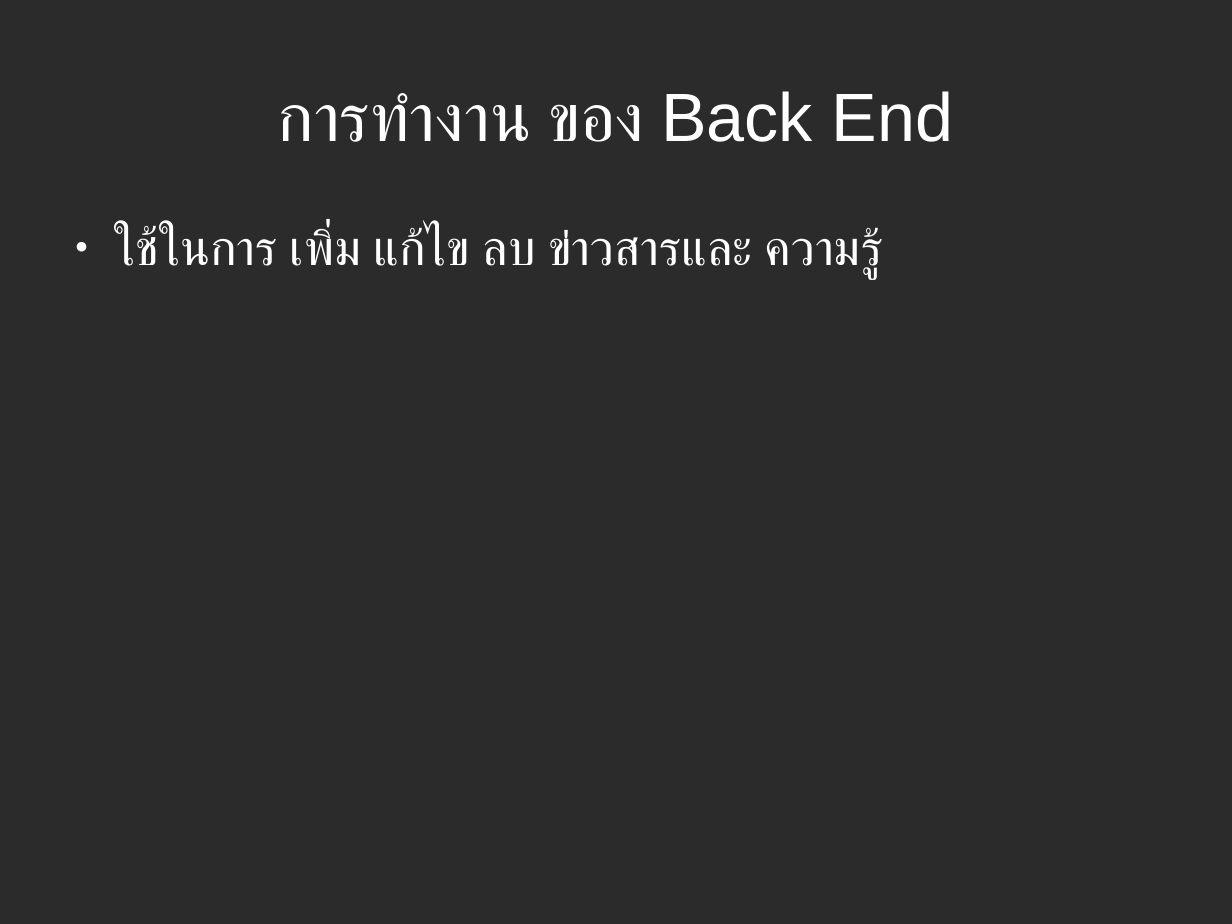
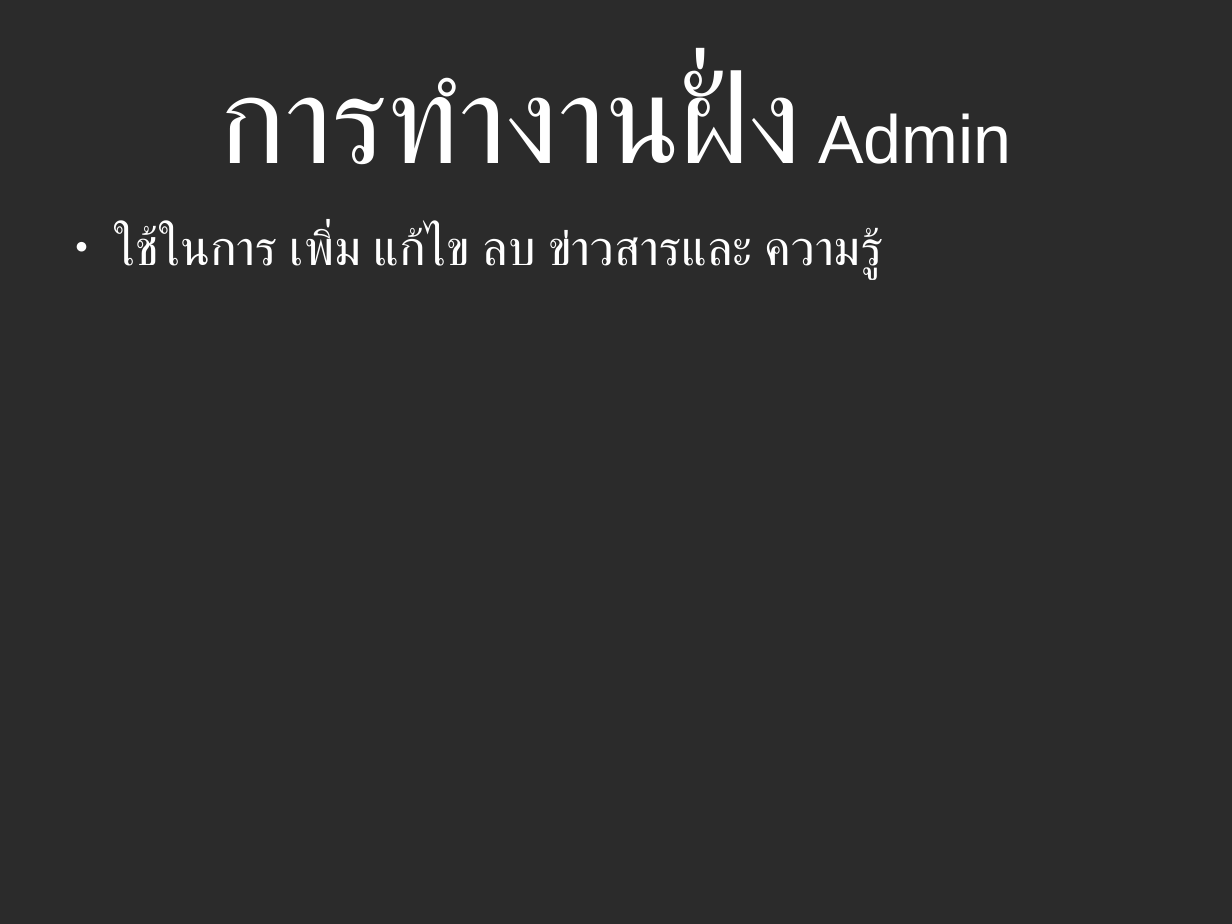
Before and after one commit to bible666/my_app, a slide deck: slide 7 of Ocean/transfer_news_to_support.odp. Drawn at 1232x924 pixels with LibreOffice and Linux fonts; fonts in the diff are those of the drawing; background and template pictures are left out; a plain dark background stands for a picture behind light text. Boxes give left, top, right and bottom in pixels: in the first picture for what was removed or moved away, otherwise in the second. Text is boxed around its words. In the diff, an @@ line names an element or a change of style, - is before the commit and + after.

```diff
--- a/Ocean/transfer_news_to_support.odp
+++ b/Ocean/transfer_news_to_support.odp
@@ title at bbox=[220, 66, 1011, 165]: text changed; size 44 to 80 pt @@
-การทำงาน ของ Back End
+การทำงานฝั่ง Admin
```
Also in this commit, not shown: 8 other slides changed, 2 slides added.
